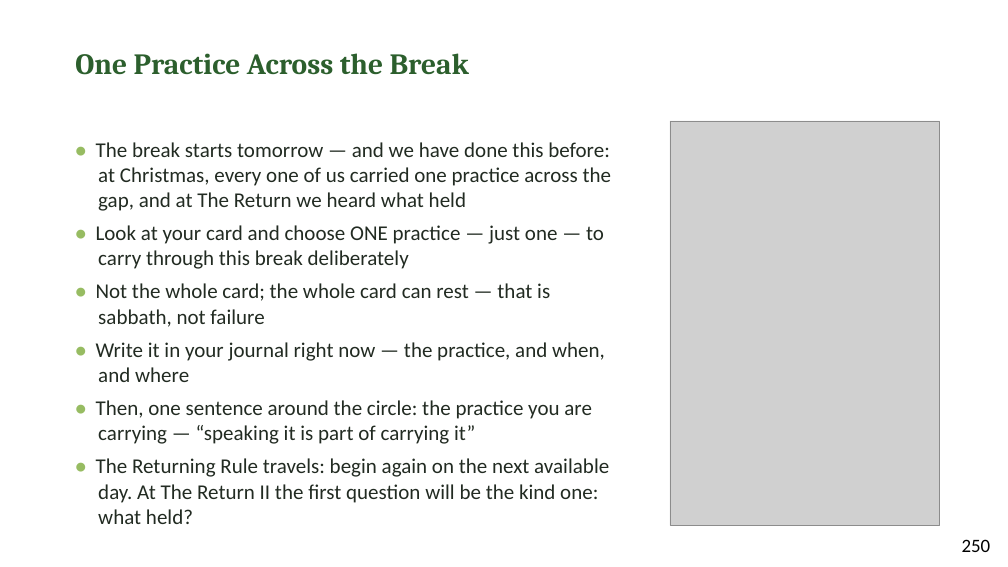
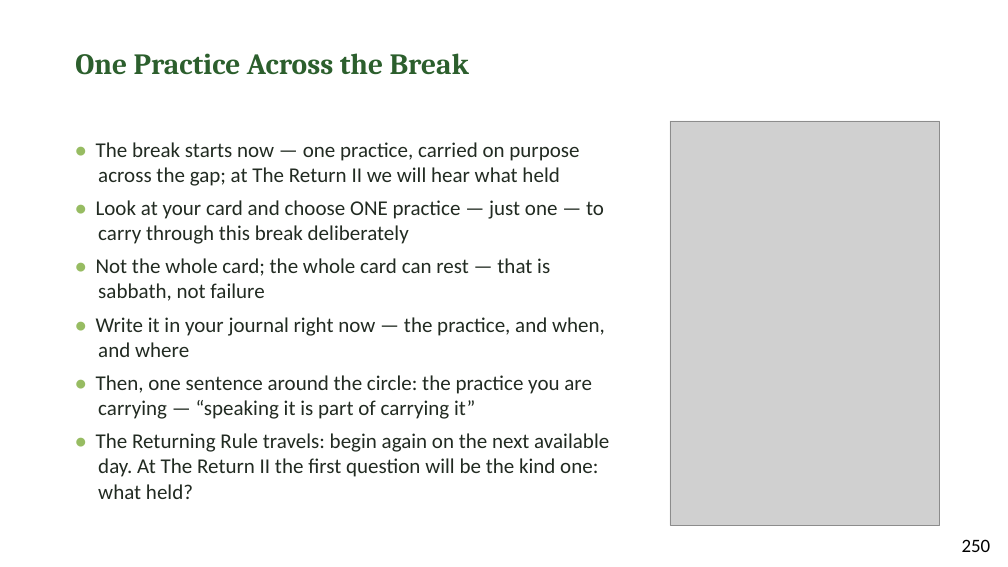
Before and after one commit to jgtittle-ministries/fellowship-of-the-heart-pilot-at-cca-dev, a slide deck: slide 9 of _implementation-notes/evening-series/FotH Evening Session 17 Slides DRAFT v1.pptx. Drawn at 1008x567 pixels with LibreOffice and Linux fonts; fonts in the diff are those of the drawing; grey boxes stand for pictures. Boxes give left, top, right and bottom in pixels: in the first picture for what was removed or moved away, otherwise in the second. Text is boxed around its words. In the diff, an @@ line names an element or a change of style, - is before the commit and + after.

```diff
--- a/_implementation-notes/evening-series/FotH Evening Session 17 Slides DRAFT v1.pptx
+++ b/_implementation-notes/evening-series/FotH Evening Session 17 Slides DRAFT v1.pptx
@@ text at <box>96,142,579,186</box>: text changed @@
-• The break starts tomorrow — and we have done this before: at Christmas, every one of us carried one practice across the gap, and at The Return we heard what held
+• The break starts now — one practice, carried on purpose across the gap; at The Return II we will hear what held
```
Also in this commit, not shown: 1 other slide changed, 34 other files.
